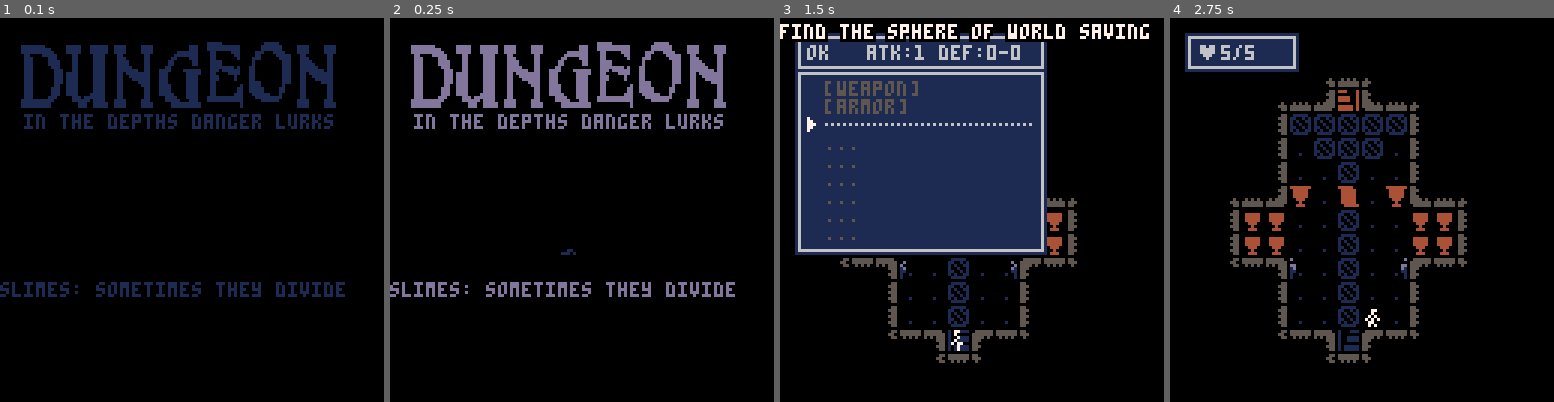
Above: before the commit, frames 1-4 (left to right).
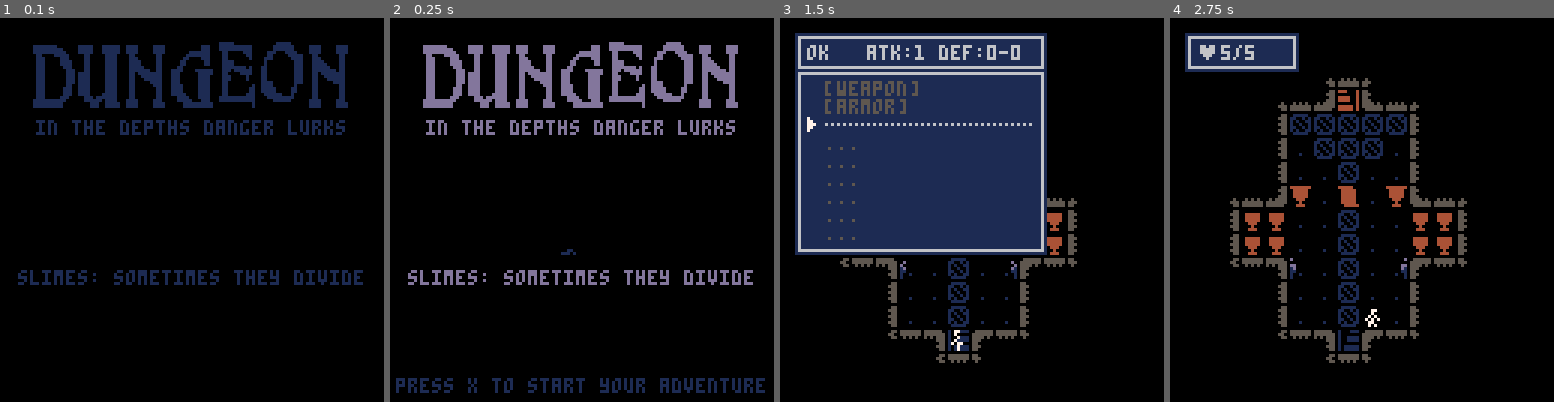
Above: after the commit, the same moments.

Repository: Aeklad/pico8
Game: PICO-8 cartridge rogue.p8
Two runs of this game, one before a commit and one after it. Both use one fixed random seed, a clock stepped at 60 frames per second and the inputs below.
Inputs:
- Up to frame 1 (0.1 s): no input
- Up to frame 2 (0.25 s): no input
- Up to frame 3 (1.5 s): tap X (X key) at 0.33, 1.07 s; tap O (Z key) at 0.7 s
- Up to frame 4 (2.75 s): hold Right 1.6-2.1 s; tap O (Z key) at 1.7, 2.1, 2.5 s; tap X (X key) at 1.85 s; hold Up 2.15-2.42 s; hold Right from 2.47 s (still down)

The runs differ from the first frame. In frame 1, 13% of the frame differs, in the area x 0-95%, y 6-73%; in frame 2, 15%, in the area x 0-98%, y 6-98%; in frame 3, 2.4%; in frame 4, nothing differs.

Commit message:
centered

Diff:
--- a/rogue.p8
+++ b/rogue.p8
@@ -327,9 +327,9 @@
   end
   palt(12,true)
   palt(0,false)
-  --spr(144,7,logo_y,14,3)
+  spr(228,20,logo_y,10,2)
   palt()
-  oprint8("find the sphere of world saving",0,logo_y+24,7,0)
+  --oprint8("find the sphere of world saving",0,logo_y+24,7,0)
  end
 end
 
@@ -370,11 +370,12 @@
 end
 
 function draw_attract()
+ local s1,s2="in the depths danger lurks","press x to start your adventure"
  _upd=update_gover
  copymap(0,64)
  palt(12,true)
  palt(0,false)
- spr(144,7,8,14,3)
+ spr(144,11,8,14,3)
  palt()
  if t%240== 0 or attract then
   attract=false
@@ -385,9 +386,10 @@
   mob={}
   add(mob,addmob(mob_typ,7,9))
  end
- print("in the depths danger lurks",8,32,7,0)
+ print(s1,hcenter(s1),34,7)
+ print(s2,hcenter(s2),120,5+abs(sin(time()/3)*2))
  if mob_typ >=2 then
-  print(mob_tagline[mob_typ],0,88,7,0)
+  print(mob_tagline[mob_typ],hcenter(mob_tagline[mob_typ]),84,7)
  end
 end
 
@@ -435,6 +437,12 @@
   print(_t,_x+dirx[i],_y+diry[i],_c2)
  end
  print(_t,_x,_y,_c)
+end
+
+function hcenter(s)
+ --screen center minus the string length
+ --times half a characters width in pixels
+ return 64-#s*2
 end
 
 function dist(fx,fy,tx,ty)
Not shown, changed: 17 lines of the sprite sheet (__gfx__) section of rogue.p8
